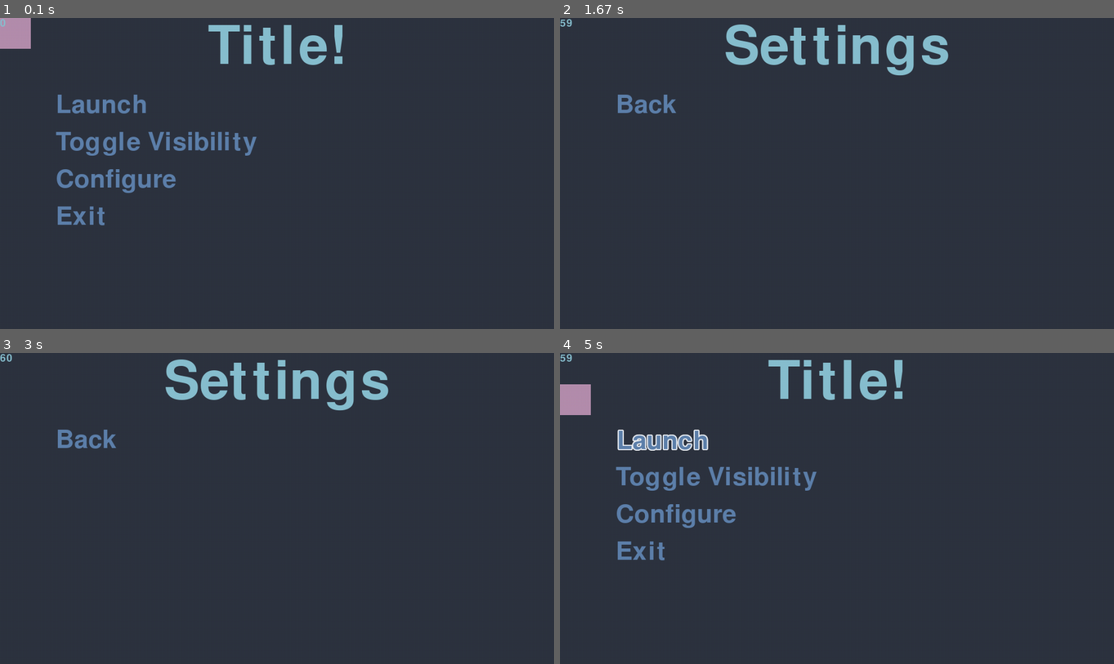
Above: before the commit, frames 1-4 (two rows, left to right).
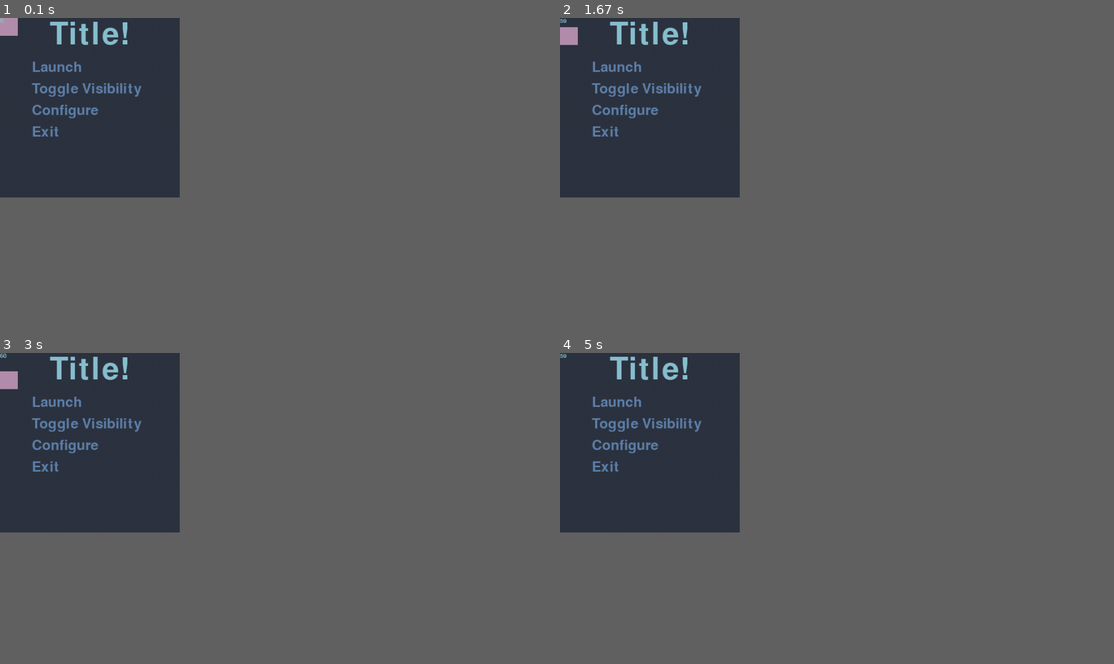
Above: after the commit, the same moments.

Repository: LarsGerhard/Pygame_Boilerplate
Game: pygame game, started from Main.py
Same seed, same stepped clock (60 frames per second), same inputs: the game is played once before the commit and once after it.
Inputs (mouse positions are in pixels of both pictures, inside the frame that each line leads up to):
- Up to frame 1 (0.1 s): no input
- Up to frame 2 (1.67 s): click (648, 108) at 0.38 s; click (609, 67) at 0.72 s, where only the run after the commit has a clickable "Back"; click "Launch" at 1.22 s; click (715, 170) at 1.55 s
- Up to frame 3 (3 s): click (49, 405) at 1.88 s; click (83, 489) at 2.22 s
- Up to frame 4 (5 s): click (687, 427) at 3.05 s; click (698, 427) at 3.38 s; click (704, 436) at 3.72 s; click (593, 418) at 4.05 s; click (598, 408) at 4.38 s; click (659, 433) at 4.72 s
The window is 900x506 before the commit and 292x292 after it. Grey fills any space a smaller window leaves; there, only what the larger window draws over its background counts as a difference.

The runs differ from the first frame. In frame 1, 5.2% of the frame differs, in the area x 0-62%, y 0-67%; in frame 2, 4.1%; in frame 3, 4.1%; in frame 4, 5.6%.

Commit message:
Fixed an issue where custom resolutions got overwritten by default Removed the ability to resize window format (removed from project scope)

Diff:
--- a/Main.py
+++ b/Main.py
@@ -13,9 +13,12 @@
 
 _circle_cache = {}
 
-def rescale(object, vhin, vwin):
-    object.x = (object.x / vw) * vwin
-    object.y = (object.y / vh) * vhin
+
+def rescale(thing, vhin, vwin):
+    thing.x = (thing.x / vw) * vwin
+    thing.y = (thing.y / vh) * vhin
+
+
 def _circlepoints(r):
     r = int(round(r))
     if r in _circle_cache:
@@ -181,6 +184,7 @@
     else:
         screen_width = loaded_screen_width
         screen_height = loaded_screen_height
+        save_display_config(fullscreen, screen_width, screen_height, display_number, framerate, frame_counter)
 
 # If the config file doesn't exist, recreates the file and sets values to default
 except OSError:
@@ -201,10 +205,8 @@
 if fullscreen == 0:
     screen = pg.display.set_mode(size=(screen_width, screen_height), flags=pg.FULLSCREEN,
                                  display=display_number, vsync=1)
-# TODO: Fix so that default saved resolution is different
 elif fullscreen == 1:
-    screen = pg.display.set_mode(size=(screen_width * 0.8, screen_height * 0.8), flags=pg.RESIZABLE,
-                                 vsync=1)
+    screen = pg.display.set_mode(size=(screen_width, screen_height), vsync=1)
 else:
     screen = pg.display.set_mode(size=(screen_width, screen_height), flags=pg.NOFRAME, vsync=1)
 
@@ -426,64 +428,57 @@
         # Checks if corner close button is pressed
         if event.type == pg.QUIT:
             state = 0
-        # Changes window size if resized
-        if event.type == pg.VIDEORESIZE:
-            screen_width = screen.get_width()
-            screen_height = screen.get_height()
-            width, height = screen_width, screen_height
-            small_font, medium_font, large_font, huge_font, vhnew, vwnew, vminnew = font_size_change(height, width)
-            title.rescale(vhnew, vwnew, huge_font)
-            vh = vhnew
-            vw = vwnew
+
 
     # Creates blank screen
     screen.fill(grey_one)
 
     # Title screen, occurs in game loop only if state = 1
-    if state == 1:
-
-        # Create title
-        title.render(y_off=True)
-
-        # Button that if toggled shows a box
-        if not toggle_button.render_toggle(True, True):
-            pg.draw.rect(screen, purple, test_square)
-
-        # Button that when pressed moves the box
-        if begin_button.render_click(True, True):
-            test_square.y += VU
-
-            # Resets position if the box hits the screen edge
-            if test_square.y >= height:
-                test_square.y = 0
-
-        # Button that if clicked switches the screen to the settings
-        if configure_button.single_render_click(True, True):
-            state = 2
-
-        # Button that if clicked quited the game
-        if quit_button.single_render_click(True, True):
-            state = 0
-
-        # Run FPS counter if enabled
-        frame_counter_function()
-
-    # Settings menu, occurs only if state = 2
-    elif state == 2:
-
-        # Create title
-        title_settings.render(y_off=True)
-
-        # Runs frame counter if enabled
-        frame_counter_function()
-
-        # TODO: Fill out with settings
-        # TODO: Make settings changes instant
-        # TODO: Account for different aspect ratios when drawing objects (21:9, 16:9, 16:10, 3:2, 4:3)
-
-        # Button that returns to main screen if clicked
-        if back_button.single_render_click(True, True):
-            state = 1
+    match state:
+        case 1:
+
+            # Create title
+            title.render(y_off=True)
+
+            # Button that if toggled shows a box
+            if not toggle_button.render_toggle(True, True):
+                pg.draw.rect(screen, purple, test_square)
+
+            # Button that when pressed moves the box
+            if begin_button.render_click(True, True):
+                test_square.y += VU
+
+                # Resets position if the box hits the screen edge
+                if test_square.y >= height:
+                    test_square.y = 0
+
+            # Button that if clicked switches the screen to the settings
+            if configure_button.single_render_click(True, True):
+                state = 2
+
+            # Button that if clicked quited the game
+            if quit_button.single_render_click(True, True):
+                state = 0
+
+            # Run FPS counter if enabled
+            frame_counter_function()
+
+        # Settings menu, occurs only if state = 2
+        case 2:
+
+            # Create title
+            title_settings.render(y_off=True)
+
+            # Runs frame counter if enabled
+            frame_counter_function()
+
+            # TODO: Fill out with settings
+            # TODO: Make settings changes instant
+            # TODO: Account for different aspect ratios when drawing objects (21:9, 16:9, 16:10, 3:2, 4:3)
+
+            # Button that returns to main screen if clicked
+            if back_button.single_render_click(True, True):
+                state = 1
 
     # Update display
     pg.display.update()
--- a/config.json
+++ b/config.json
@@ -1,7 +1,7 @@
 {
   "Fullscreen (0 for full, 1 for windowed, 2 for borderless windowed)": 1,
-  "Screen Width (in px)": 2256,
-  "Screen Height (in px)": 1504,
+  "Screen Width (in px)": 333,
+  "Screen Height (in px)": 333,
   "Display Number (0 for primary monitor)": 0,
   "Framerate (in fps)": 120,
   "Frame Counter On (true or false)": true
